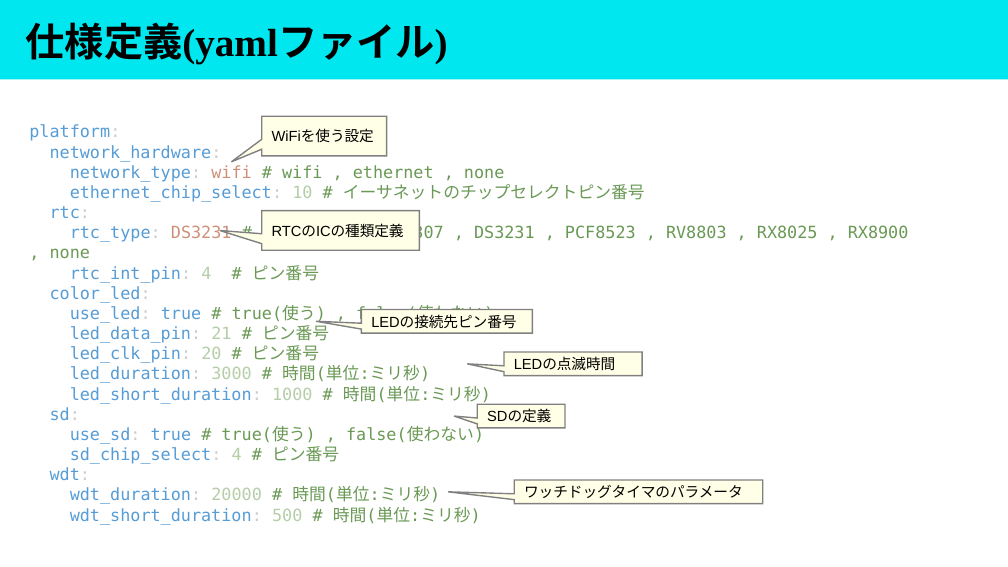
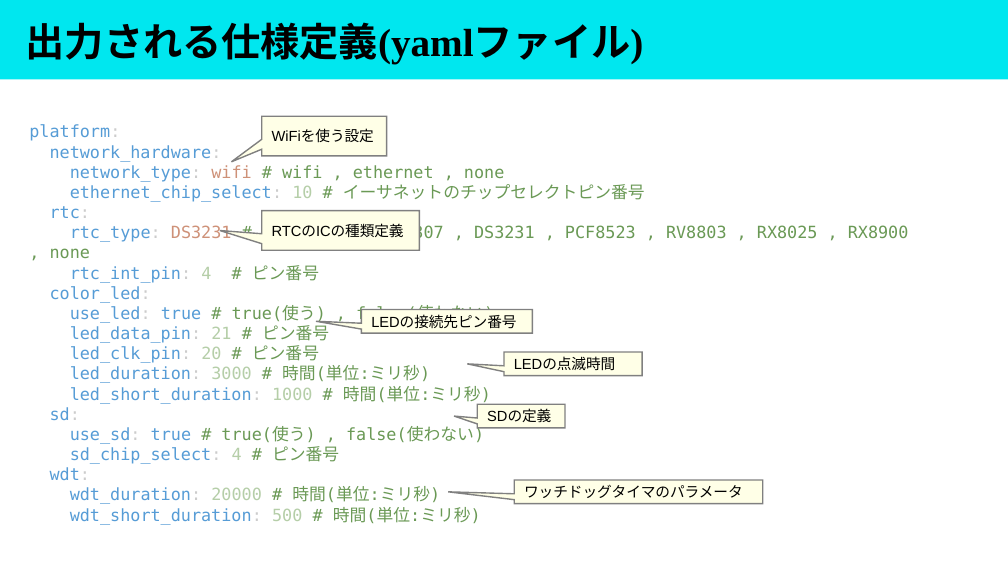
Before and after one commit to masaaki-noro/Gen_arduino_mqtt, a slide deck: slide 14 of Doc/Presentation/プロジェクト概要.pptx (slide 12 before the commit). Drawn at 1008x567 pixels with LibreOffice and Linux fonts; fonts in the diff are those of the drawing. Boxes give left, top, right and bottom in pixels: in the first picture for what was removed or moved away, otherwise in the second. Text is boxed around its words. In the diff, an @@ line names an element or a change of style, - is before the commit and + after.

```diff
--- a/Doc/Presentation/プロジェクト概要.pptx
+++ b/Doc/Presentation/プロジェクト概要.pptx
@@ title at bbox=[26, 22, 644, 65]: text changed @@
-仕様定義(yamlファイル)
+出力される仕様定義(yamlファイル)
```
Also in this commit, not shown: 2 other slides changed, 2 slides added, 11 other files.
